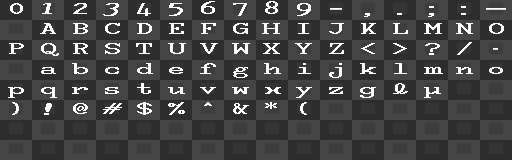
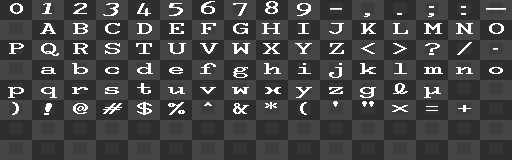
Revision of a layered w=512, h=160 image; what changed, layer by layer:
painted on "Paint Layer 2" over (234, 67, 471, 112)
painted on "Paint Layer 1" over (234, 67, 471, 112)
